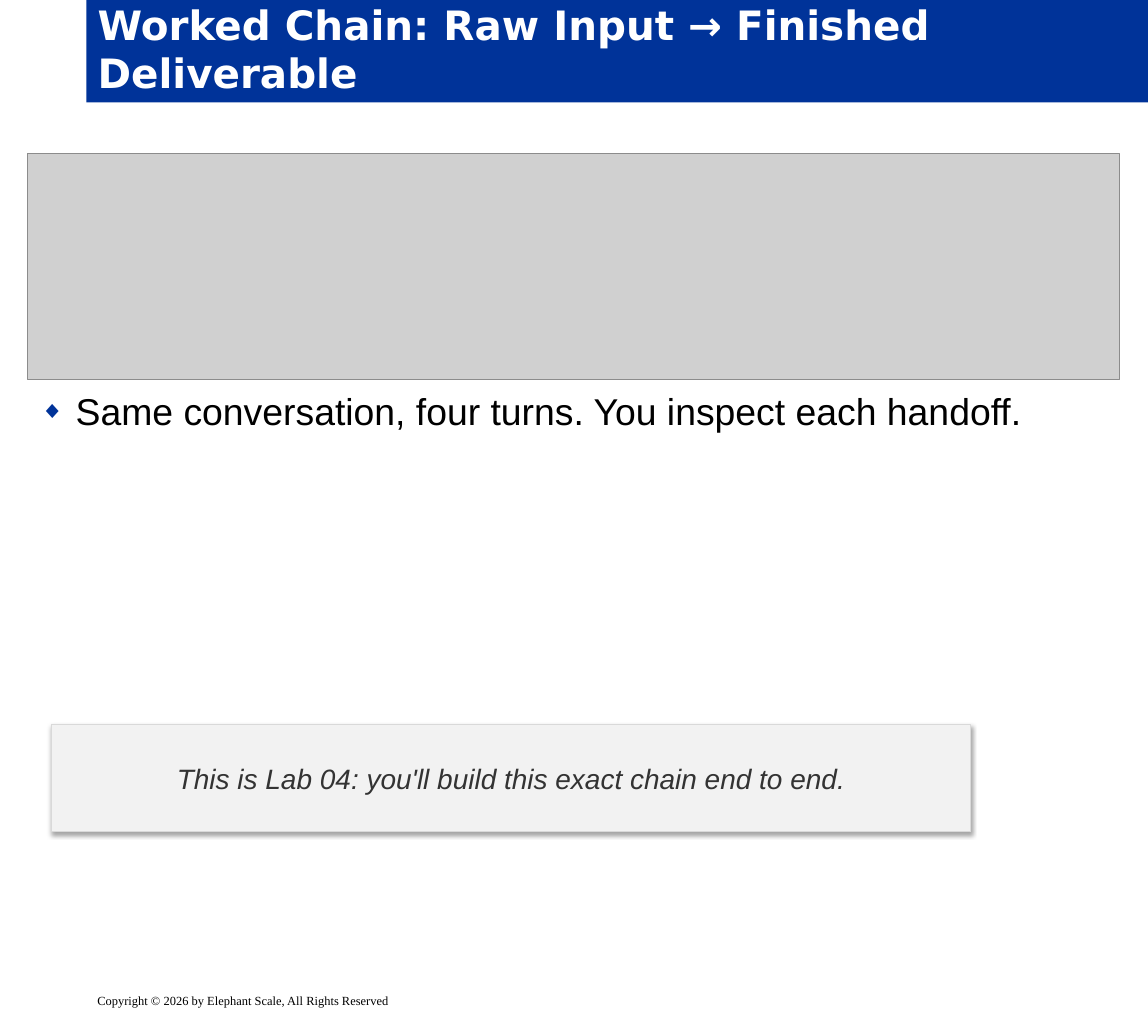
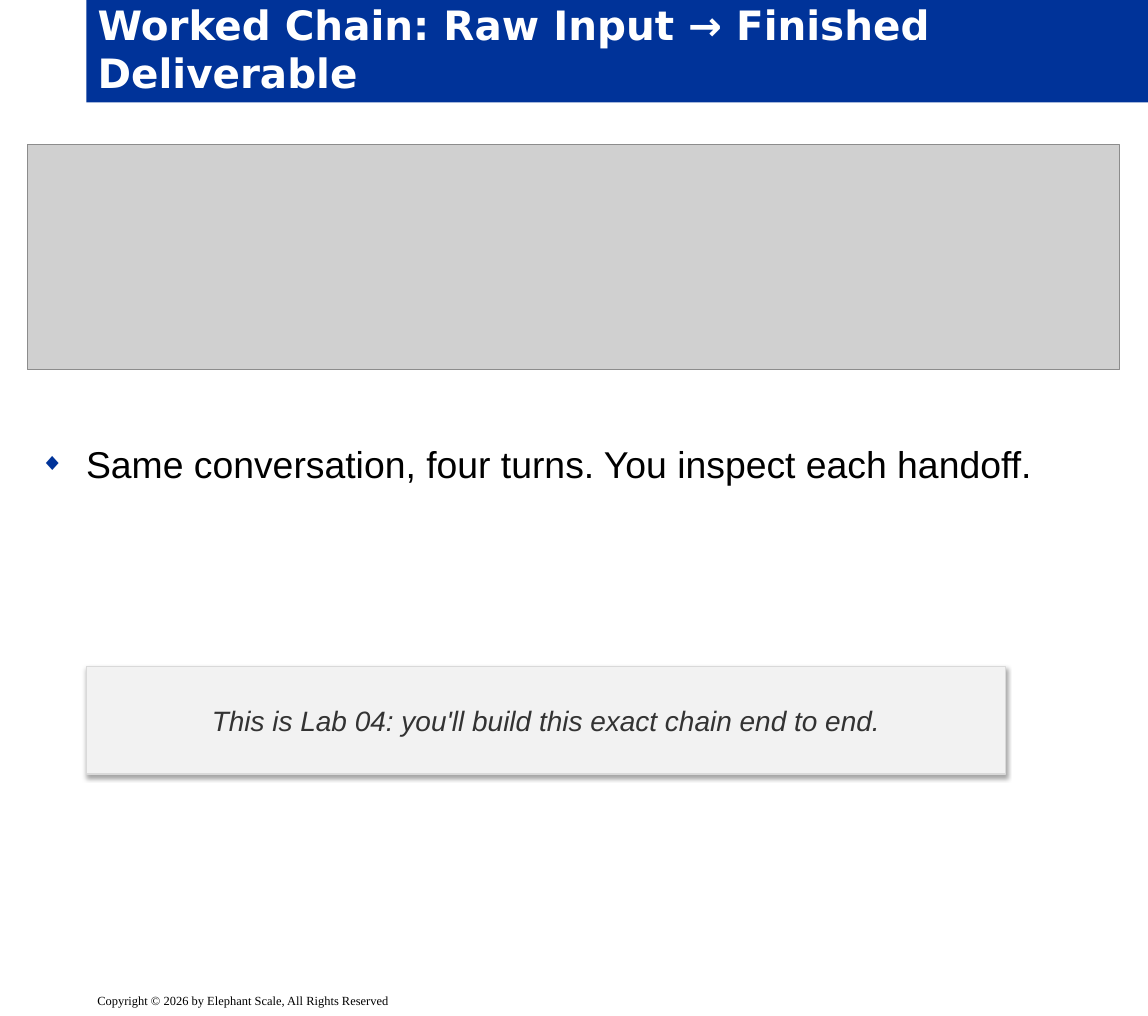
Before and after one commit to elephantscale/Prompt_Engineering_for_Business_Professionals, a slide deck: slide 5 of slides/release/04-advanced-techniques.pptx. Drawn at 1148x1016 pixels with LibreOffice and Linux fonts; fonts in the diff are those of the drawing; grey boxes stand for pictures; background and template pictures are left out. Boxes give left, top, right and bottom in pixels: in the first picture for what was removed or moved away, otherwise in the second. Text is boxed around its words. In the diff, an @@ line names an element or a change of style, - is before the commit and + after.

```diff
--- a/slides/release/04-advanced-techniques.pptx
+++ b/slides/release/04-advanced-techniques.pptx
@@ picture: place and size @@
-picture at [27,153,1119,380]
+picture at [27,144,1119,371]
@@ text "Same conversation, four turns. You ...": place and size @@
-text "Same conversation, four turns. You ..." at [76,398,1021,433]
+text "Same conversation, four turns. You ..." at [86,451,1031,485]
@@ rectangle "This is Lab 04: you'll ...": place and size @@
-rectangle "This is Lab 04: you'll ..." at [52,725,971,832]
+rectangle "This is Lab 04: you'll ..." at [86,666,1006,774]
```
Also in this commit, not shown: 7 other slides changed, 3 other files.
